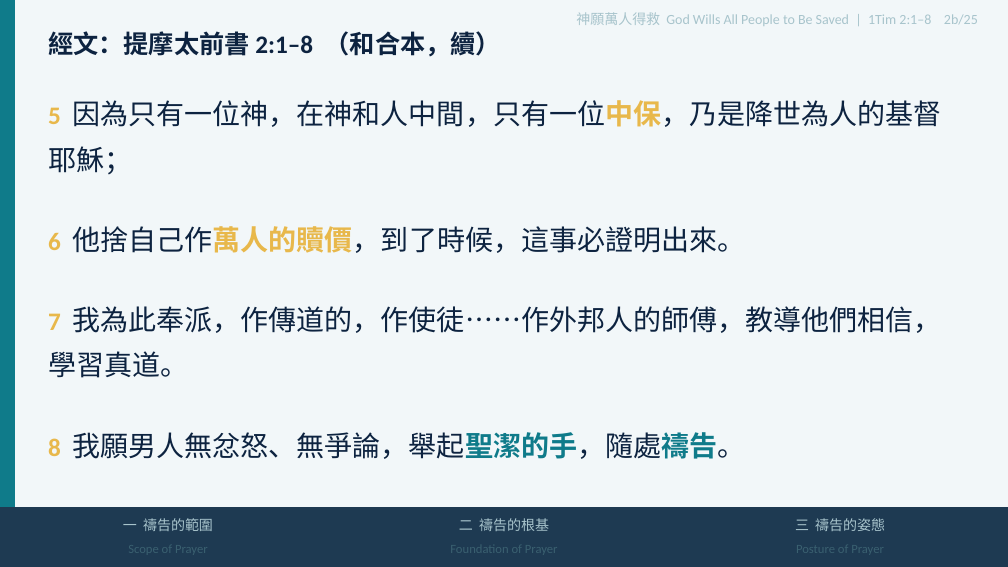
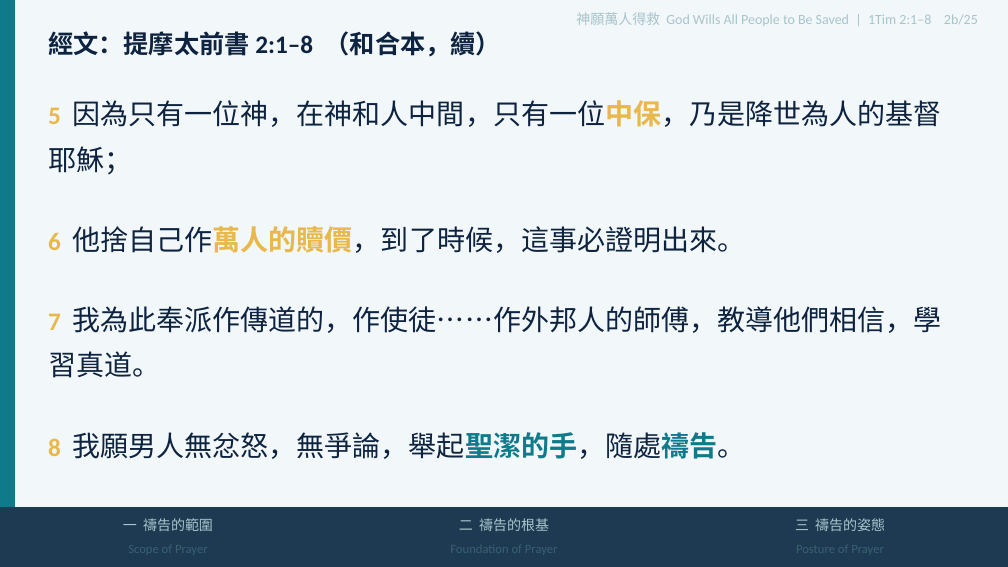
Before and after one commit to sauchilee/sauchilee.github.io, a slide deck: slide 3 of preaching/提摩太前書二章1-8節_為萬人禱告.pptx. Drawn at 1008x567 pixels with LibreOffice and Linux fonts; fonts in the diff are those of the drawing. Boxes give left, top, right and bottom in pixels: in the first picture for what was removed or moved away, otherwise in the second. Text is boxed around its words. In the diff, an @@ line names an element or a change of style, - is before the commit and + after.

```diff
--- a/preaching/提摩太前書二章1-8節_為萬人禱告.pptx
+++ b/preaching/提摩太前書二章1-8節_為萬人禱告.pptx
@@ text at (48, 306, 941, 378): text changed @@
-7 我為此奉派，作傳道的，作使徒……作外邦人的師傅，教導他們相信，學習真道。
+7 我為此奉派作傳道的，作使徒……作外邦人的師傅，教導他們相信，學習真道。
@@ text at (48, 432, 745, 459): text changed @@
-8 我願男人無忿怒、無爭論，舉起聖潔的手，隨處禱告。
+8 我願男人無忿怒，無爭論，舉起聖潔的手，隨處禱告。
```
Also in this commit, not shown: 3 other slides changed, 15 other files.
